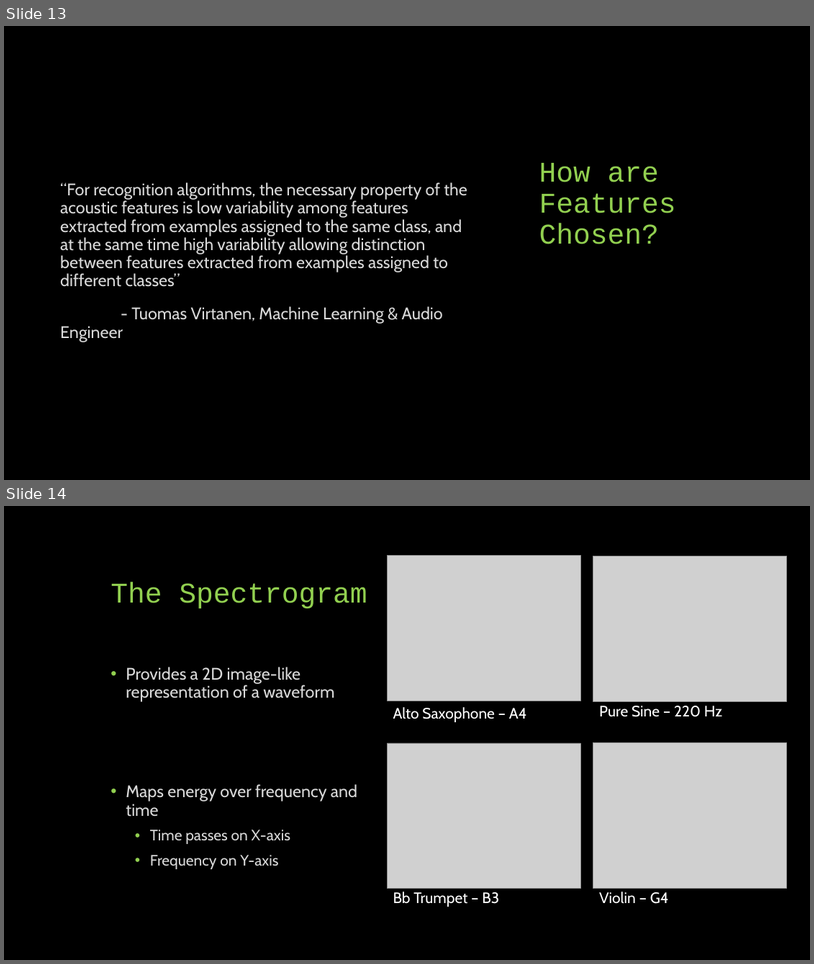
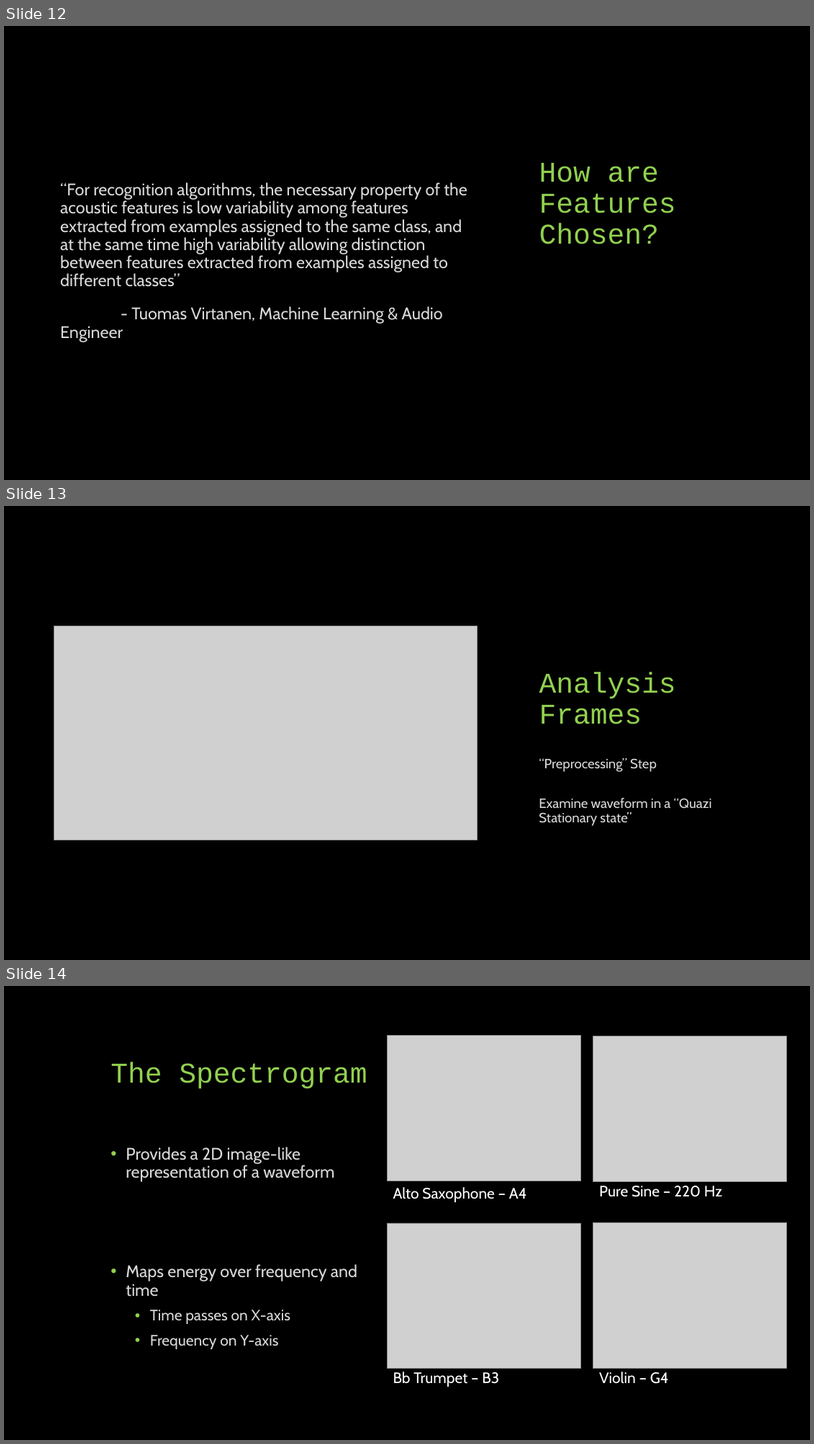
Before and after one commit to landonbuell/Buell-Senior-Thesis, a slide deck: Thesis/CapstonePresentaion/Classifying Chaotic Synthesizers with a Multimodal Neural Network.pptx. Shown one above the other, each under a label of ours: slides 13 and 14 before the commit, slides 12, 13 and 14 after it. The pictures are 814x964 and 814x1444 pixels, drawn with LibreOffice and Linux fonts; fonts in the diff are those of the drawing; grey boxes stand for pictures. Boxes give left, top, right and bottom in pixels: in the first picture for what was removed or moved away, otherwise in the second. Text is boxed around its words. In the diff, an @@ line names an element or a change of style, - is before the commit and + after.

```diff
--- a/Thesis/CapstonePresentaion/Classifying Chaotic Synthesizers with a Multimodal Neural Network.pptx
+++ b/Thesis/CapstonePresentaion/Classifying Chaotic Synthesizers with a Multimodal Neural Network.pptx
@@ slide 13 added at [4, 506, 810, 960], background #000000 @@
@@ picture added at [54, 626, 478, 839] @@
@@ title added at [540, 672, 676, 724], 34 pt, text #92D050 @@
+Analysis Frames
@@ text added at [539, 758, 712, 826], 16 pt, text #D9D9D9 @@
+“Preprocessing” Step
+Examine waveform in a “Quazi Stationary state”
@@ what was slide 13 is now slide 12 @@
```
Also in this commit, not shown: 3 slides changed, 1 other slide added, 3 slides removed, 2 other files.
